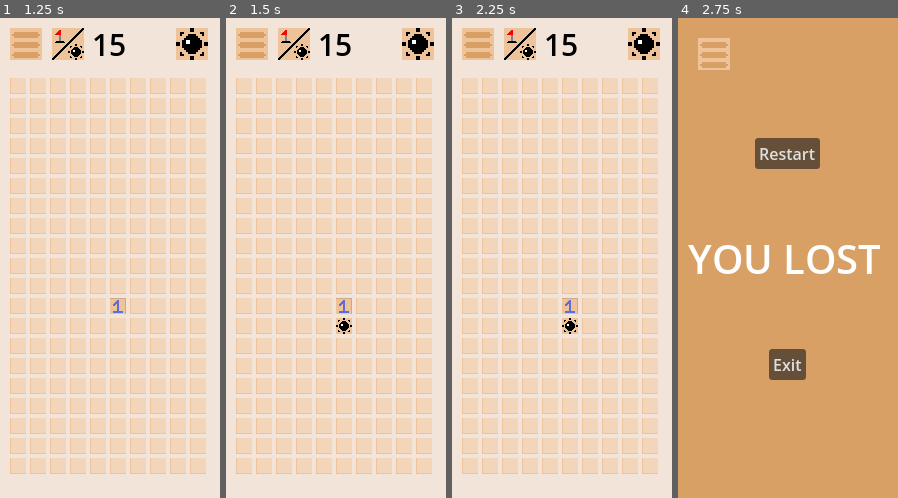
Above: before the commit, frames 1-4 (left to right).
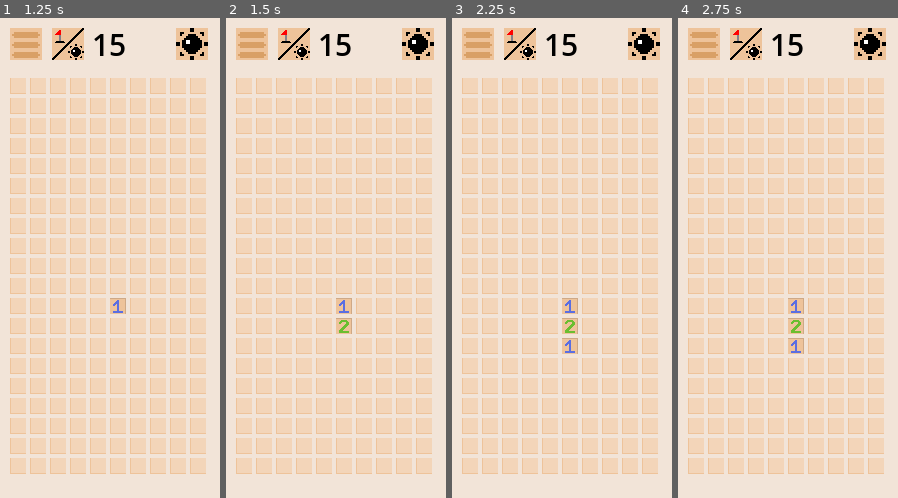
Above: after the commit, the same moments.

Repository: Hugo-Blosse/simple-minesweeper-mobile
Game: Godot game, scene res://main.tscn
Two runs of this game, one before a commit and one after it. Both use one fixed random seed, a clock stepped at 60 frames per second and the inputs below.
Inputs (mouse positions are in pixels of both pictures, inside the frame that each line leads up to):
- Up to frame 1 (1.25 s): click (121, 296) at 0.5 s
- Up to frame 2 (1.5 s): click (347, 315) at 1.25 s
- Up to frame 3 (2.25 s): click (573, 339) at 2.02 s
- Up to frame 4 (2.75 s): no input

Frame 1 is identical in both runs. In frame 2, 0.2% of the frame differs, in the area x 50-58%, y 62-66%; in frame 3, 0.4%; in frame 4, 99%, in the area x 0-100%, y 0-100%.

Commit message:
update
some changes to spawn mechanics

Diff:
--- a/Mine.gd
+++ b/Mine.gd
@@ -6,7 +6,7 @@
 var field_row_position : int
 var nearby_bombs_count : int = 0
 var has_bomb : bool
-var p
+var p : MainGameDirector
 var option : String
 
 func check_for_bombs() -> void:
@@ -42,11 +42,16 @@
 		option = "res://empty_pressed.png"
 
 
-func _on_pressed():
+func _on_pressed() -> void:
+	if !p.has_started:
+		p.set_values([field_col_position, field_row_position])
+		p.has_started = true
 	if p.is_flag_mode_on:
 		if texture_normal.resource_path == "res://flag.png":
 			change_bombs_display(1)
 			texture_normal = ResourceLoader.load("res://empty.png")
+			return
+		if texture_normal.resource_path != "res://empty.png":
 			return
 		if p.bombs != 0:
 			change_bombs_display(-1)
--- a/main.gd
+++ b/main.gd
@@ -1,4 +1,5 @@
 extends Control
+class_name MainGameDirector
 
 
 const FieldBase = preload("res://mine.tscn")
@@ -6,13 +7,12 @@
 
 @export_range(1, 10) var column_length : int
 @export_range(1, 20) var row_length : int
-@export_range(1, 100) var bombs : int
+@export_range(1, 199) var bombs : int
 
-
-var rows
-var fields = {}
-var field_positions = []
-var bomb_positions = []
+var has_started : bool = false
+var fields : Dictionary = {}
+var field_positions : Array = []
+var bomb_positions : Array = []
 var is_flag_mode_on : bool
 var fields_to_check : int
 
@@ -27,8 +27,9 @@
 @onready var hamburger : TextureButton = $Menu/CanvasLayer/TextureRect/hamburger
 
 
-func _ready():
+func _ready() -> void:
 	start()
+	$Menu/CanvasLayer/SpinBox.max_value = 199
 
 
 func get_field(col_pos : int, row_pos : int):
@@ -49,24 +50,33 @@
 	add_child(field)
 
 
-func start() -> void:
-	fields_to_check = 0
-	bombs = int(spin_box.value)
-	var rng = RandomNumberGenerator.new()
-	for i in column_length:
-		for j in row_length:
-			create_field(i, j)
-
+func set_values(pos : Array) -> void:
+	print(field_positions.size())
+	print(pos)
+	print(field_positions.find(pos))
+	field_positions.erase(pos)
+	print(field_positions.size())
+	var rng : RandomNumberGenerator = RandomNumberGenerator.new()
 	for bomb in bombs:
-		var rand_field = field_positions[rng.randi_range(0, len(field_positions) - 1)]
+		var rand_field : Array = field_positions[rng.randi_range(0, len(field_positions) - 1)]
 		fields[rand_field].has_bomb = true
 		bomb_positions.append(rand_field)
 		field_positions.erase(rand_field)
+
+	field_positions.append(pos)
 
 	for f in fields.values():
 		f.check_for_bombs()
 		if f.nearby_bombs_count != 0 && f.option != "res://bomb.png":
 			fields_to_check += 1
+
+
+func start() -> void:
+	fields_to_check = 0
+	bombs = int(spin_box.value)
+	for i in column_length:
+		for j in row_length:
+			create_field(i, j)
 
 	size = Vector2(22 * column_length, 22 * row_length)
 	texture_rect.global_position = Vector2(column_length * 19 - 14, 10)
@@ -123,6 +133,7 @@
 			child.queue_free()
 	field_positions.clear()
 	start()
+	has_started = false
 	_on_texture_button_2_pressed()
 
 
